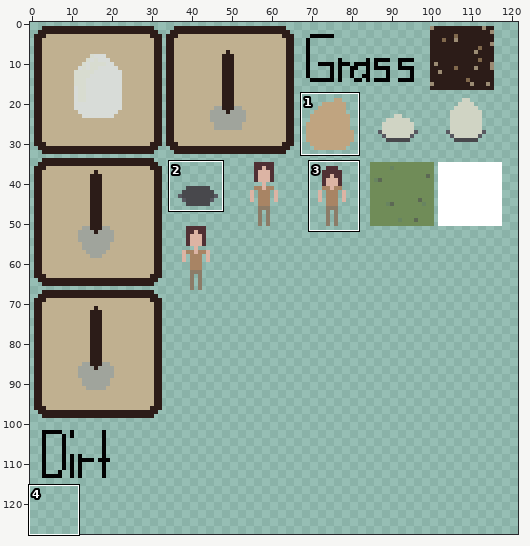
Two states of a sprite sheet, src/res/ld34.png. The picture above shows the old version from afar; the outline marks the close-up.
Close-up. Before:
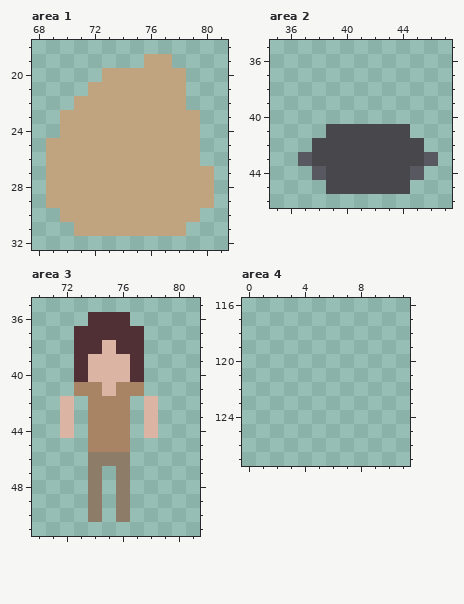
The file is 128x128 pixels. Shown: area 1: x 68..81, y 18..32; area 2: x 35..47, y 35..46; area 3: x 70..81, y 35..51; area 4: x 0..11, y 116..127. The wide view leaves out empty margins. The commit also changed other parts of the picture, which this record leaves out.
Once edited:
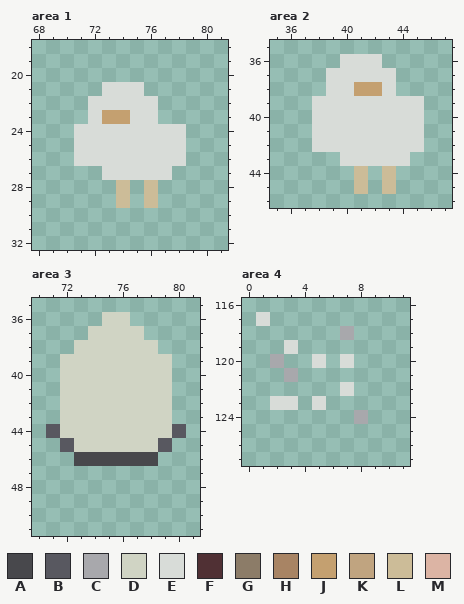
Palette (. is transparent): A #48484c  B #585860  C #a8a8ac  D #d0d4c4  E #d8dcd8  F #503034  G #8c7c68  H #a88464  J #c4a070  K #c0a480  L #ccbc98  M #dcb4a4
Change:
Area 1:
y 19: x 76..77 KK -> ..
y 20: x 73..78 KKKKKK -> ......
y 21: x 72..78 KKKKKKK -> .EEE...
y 22: x 71..78 KKKKKKKK -> .EEEEE..
y 23: x 70..79 KKKKKKKKKK -> ..EJJEE...
y 24: x 70..79 KKKKKKKKKK -> .EEEEEEEE.
y 25..26: x 69..79 KKKKKKKKKKK -> ..EEEEEEEE.
y 27: x 69..80 KKKKKKKKKKKK -> ....EEEEE...
y 28..29: x 69..80 KKKKKKKKKKKK -> .....L.L....
y 30: x 70..79 KKKKKKKKKK -> ..........
y 31: x 71..78 KKKKKKKK -> ........
Area 2:
y 36: x 40..42 ... -> EEE
y 37: x 39..43 ..... -> EEEEE
y 38: x 39..43 ..... -> EEJJE
y 39..40: x 38..45 ........ -> EEEEEEEE
y 41: x 38..45 .AAAAAA. -> EEEEEEEE
y 42: x 38..45 AAAAAAAA -> EEEEEEEE
y 43: x 37..46 BAAAAAAAAB -> ...EEEEE..
y 44: x 38..45 BAAAAAAB -> ...L.L..
y 45: x 39..44 AAAAAA -> ..L.L.
Area 3:
y 36: x 74..76 FFF -> .DD
y 37: x 73..77 FFFFF -> .DDDD
y 38: x 73..78 FFMFF. -> DDDDDD
y 39..40: x 72..79 .FMMMF.. -> DDDDDDDD
y 41: x 72..79 .HHMHH.. -> DDDDDDDD
y 42..43: x 72..79 M.HHH.M. -> DDDDDDDD
y 44: x 71..80 .M.HHH.M.. -> BDDDDDDDDB
y 45: x 72..79 ..HHH... -> BDDDDDDB
y 46: x 73..78 .GGG.. -> AAAAAA
y 47..50: x 74 G -> .; x 76 G -> .
Area 4:
y 117: x 1 . -> E
y 118: x 7 . -> C
y 119: x 3 . -> E
y 120: x 2 . -> C; x 5 . -> E; x 7 . -> E
y 121: x 3 . -> C
y 122: x 7 . -> E
y 123: x 2..3 .. -> EE; x 5 . -> E
y 124: x 8 . -> C
Pixel boxes of the changes (left, top, right, bottom) in both close-ups:
changed: (46, 54, 214, 236)
changed: (298, 54, 438, 194)
changed: (46, 312, 186, 522)
added: (256, 312, 368, 424)
